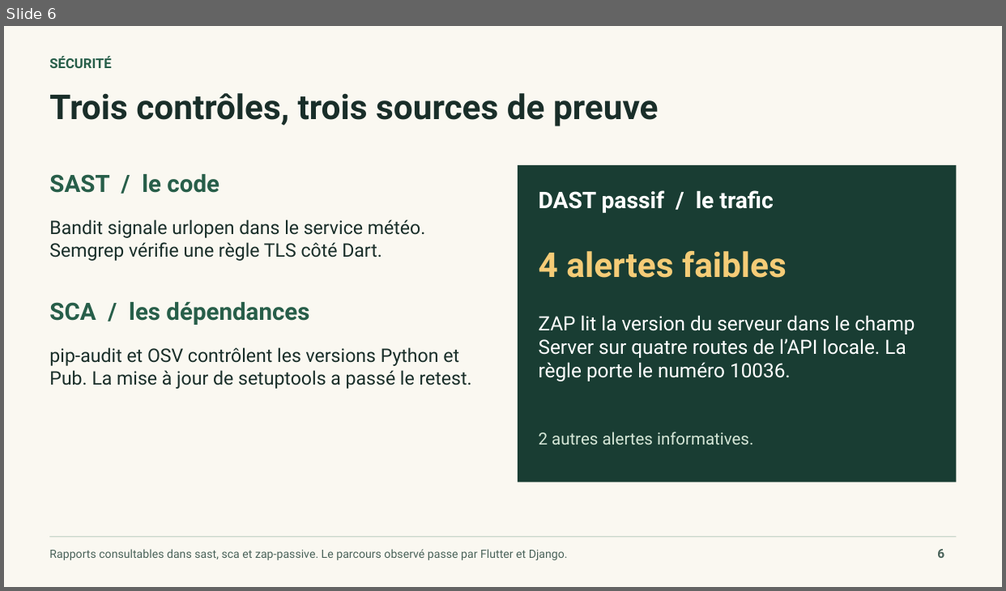
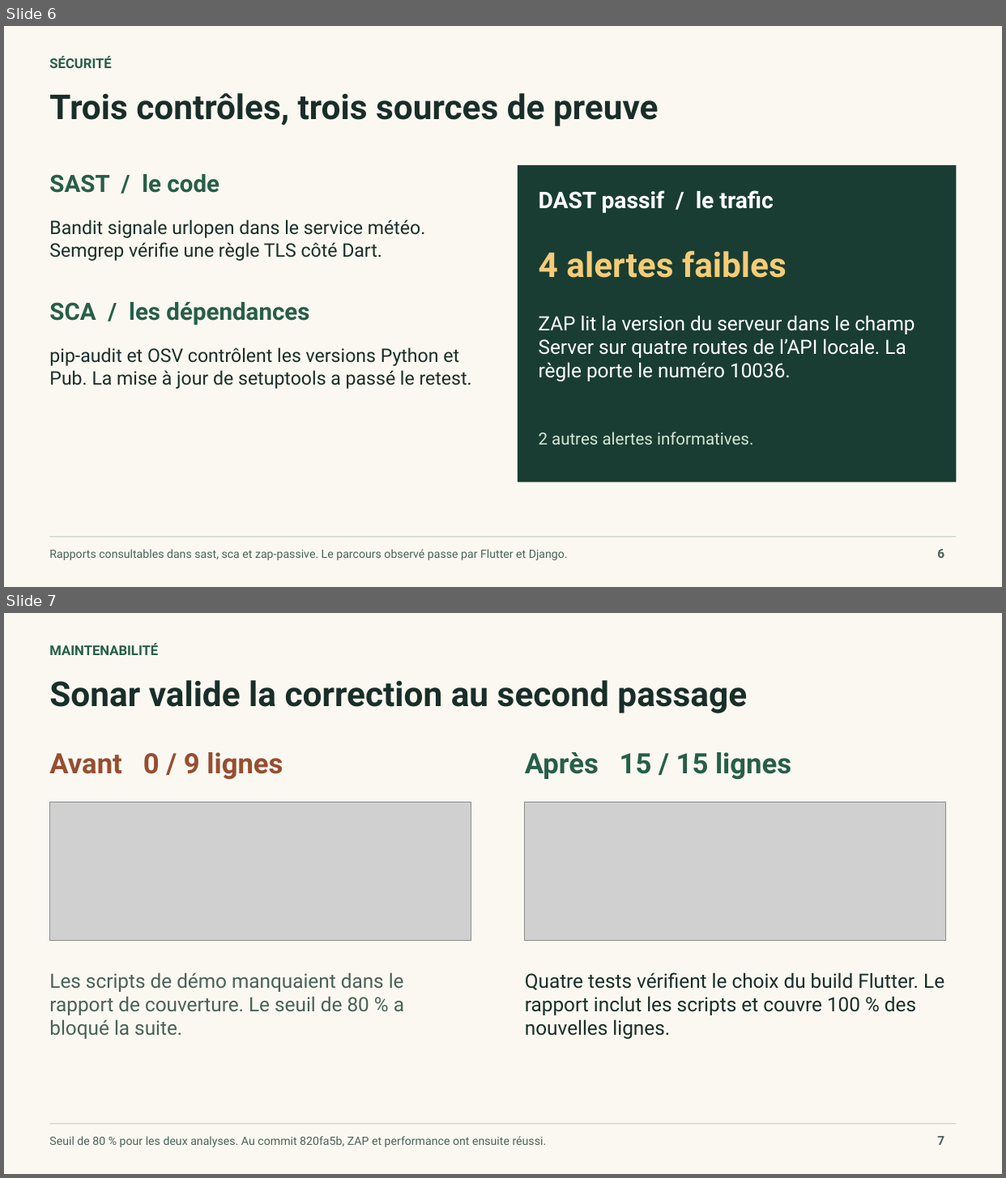
Before and after one commit to WasMas/Farm_App, a slide deck: docs/quality/Fieldbook-Soutenance.pptx. Shown one above the other, each under a label of ours: slide 6 before the commit, slides 6 and 7 after it. The pictures are 1006x591 and 1006x1178 pixels, drawn with LibreOffice and Linux fonts; fonts in the diff are those of the drawing; grey boxes stand for pictures. Boxes give left, top, right and bottom in pixels: in the first picture for what was removed or moved away, otherwise in the second. Text is boxed around its words. In the diff, an @@ line names an element or a change of style, - is before the commit and + after.

Commit message:
Align the presentation and demo commands with the verified Sonar retest

```diff
--- a/docs/quality/Fieldbook-Soutenance.pptx
+++ b/docs/quality/Fieldbook-Soutenance.pptx
@@ slide 7 added at bbox=[4, 613, 1002, 1174], background #FAF8F1 @@
@@ text added at bbox=[49, 643, 158, 655], 13 pt, text #275E49, bold @@
+MAINTENABILITÉ
@@ text added at bbox=[49, 680, 747, 713], 33 pt, text #192E29, bold @@
+Sonar valide la correction au second passage
@@ text added at bbox=[49, 752, 283, 779], 27 pt, text #964E31, bold @@
+Avant 0 / 9 lignes
@@ text added at bbox=[525, 752, 791, 780], 27 pt, text #275E49, bold @@
+Après 15 / 15 lignes
@@ picture added at bbox=[49, 803, 471, 941] @@
@@ picture added at bbox=[525, 803, 946, 941] @@
@@ text added at bbox=[49, 973, 404, 1039], 19 pt, text #496259 @@
+Les scripts de démo manquaient dans le rapport de couverture. Le seuil de 80 % a bloqué la suite.
@@ text added at bbox=[525, 973, 944, 1039], 19 pt, text #192E29 @@
+Quatre tests vérifient le choix du build Flutter. Le rapport inclut les scripts et couvre 100 % des nouvelles lignes.
@@ rectangle added at bbox=[49, 1123, 957, 1124], fill #CAD7CC @@
@@ text added at bbox=[49, 1136, 547, 1148], 11 pt, text #496259 @@
+Seuil de 80 % pour les deux analyses. Au commit 820fa5b, ZAP et performance ont ensuite réussi.
@@ text added at bbox=[937, 1136, 944, 1145], 12 pt, text #496259, bold @@
+7
```
Also in this commit, not shown: 3 slides changed, 1 slide removed, 3 other files.
